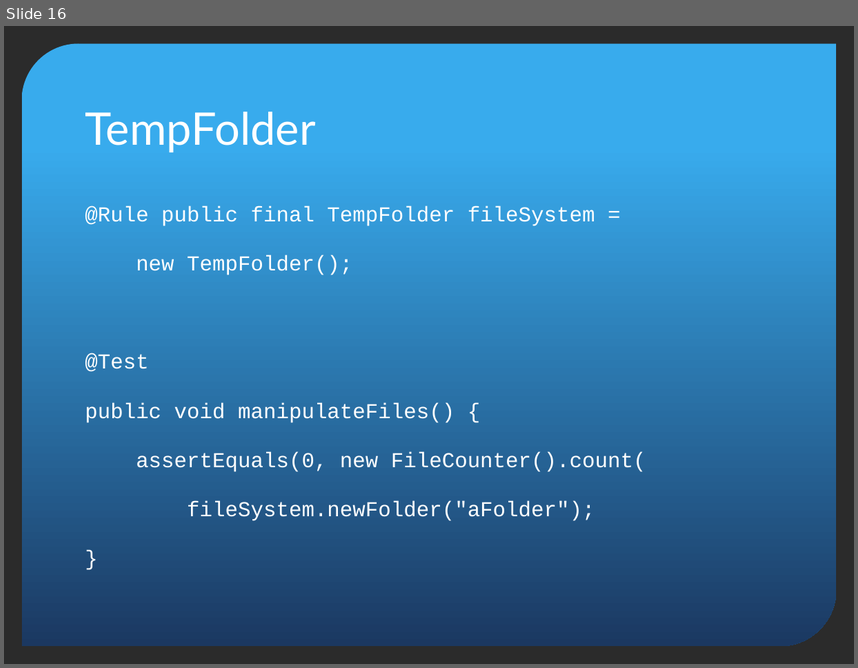
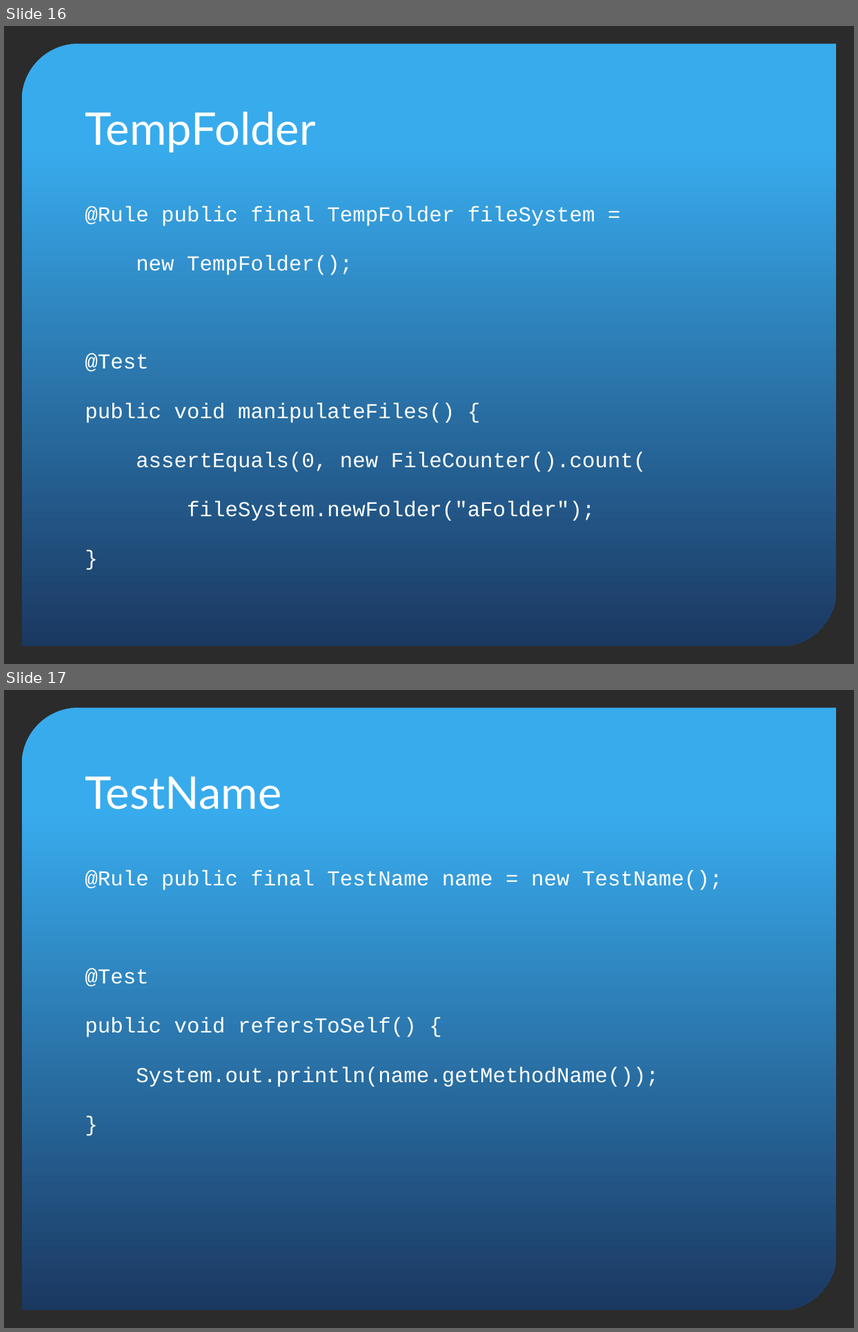
Before and after one commit to pholser/bending-junit, a slide deck: bending-junit.pptx. Shown one above the other, each under a label of ours: slide 16 before the commit, slides 16 and 17 after it. The pictures are 858x668 and 858x1332 pixels, drawn with LibreOffice and Linux fonts; fonts in the diff are those of the drawing; background and template pictures are left out; a plain dark background stands for a picture behind light text. Boxes give left, top, right and bottom in pixels: in the first picture for what was removed or moved away, otherwise in the second. Text is boxed around its words. In the diff, an @@ line names an element or a change of style, - is before the commit and + after.

```diff
--- a/bending-junit.pptx
+++ b/bending-junit.pptx
@@ slide 17 added at (4,690,854,1328), background picture (left out); not listed: 1 template element that a slide beside it also shows @@
@@ title added at (85,776,281,809), 38 pt, text #FFFFFF @@
+TestName
@@ text added at (85,870,722,1087), 18 pt, text #FFFFFF @@
+@Rule public final TestName name = new TestName();
+@Test
+public void refersToSelf() {
+System.out.println(name.getMethodName());
+}
```
Also in this commit, not shown: 19 other slides added.
